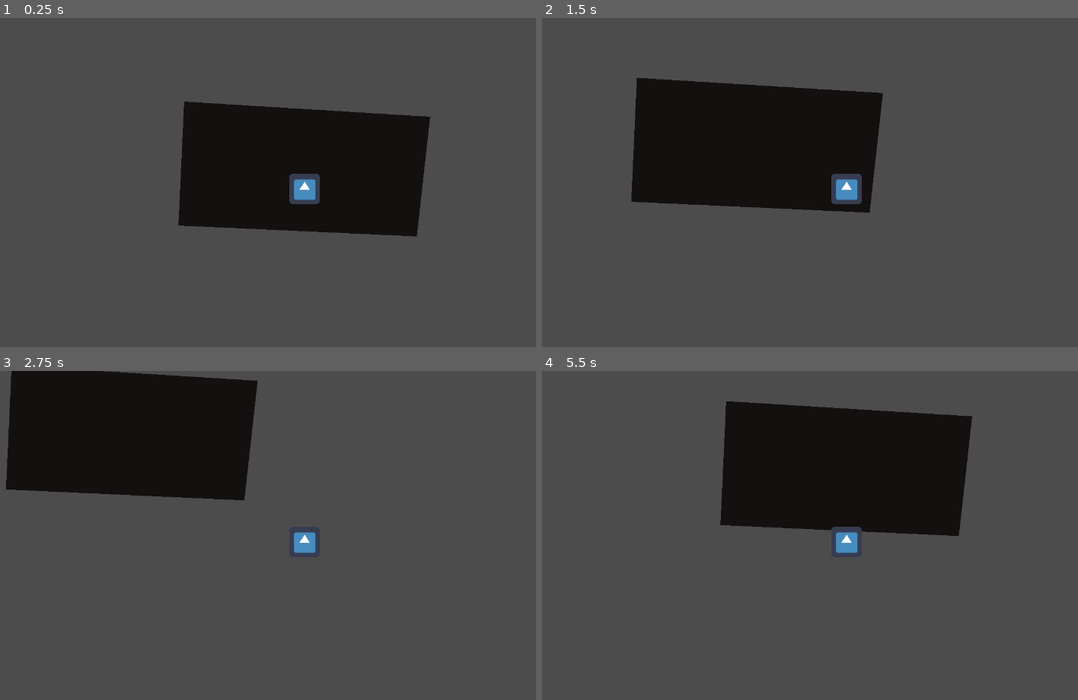
Above: before the commit, frames 1-4 (two rows, left to right).
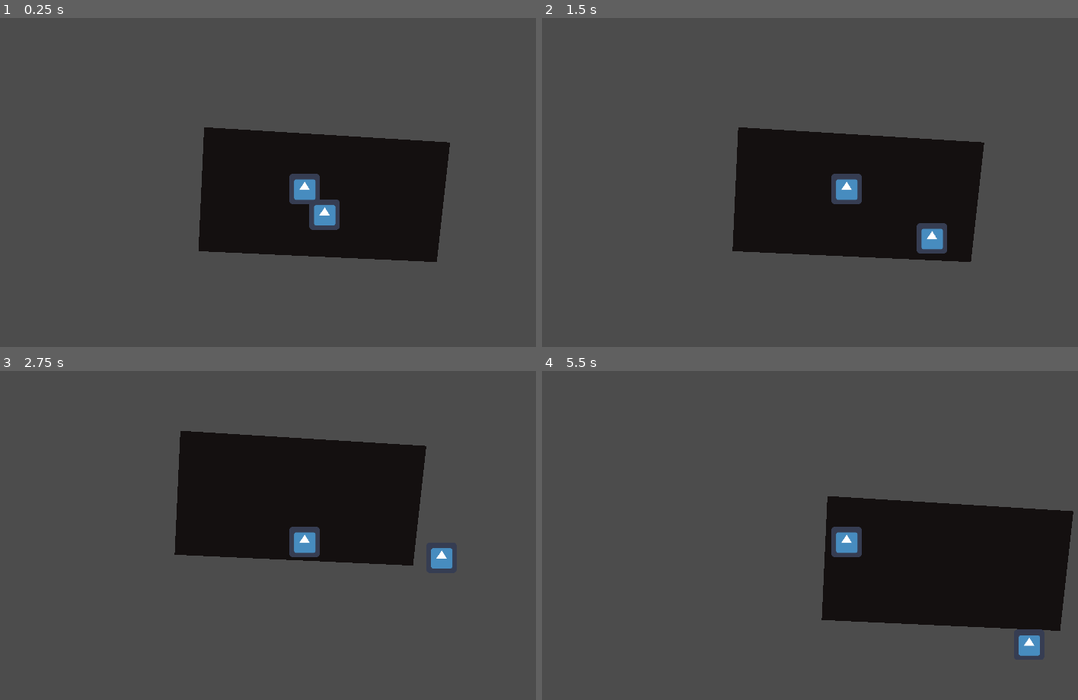
Above: after the commit, the same moments.

Repository: AlixBarreaux/game-jam-found-relic
Game: Godot game, scene res://scenes/levels/Level1.tscn
The game is run twice, just before and just after one commit, with the same random seed, the same clock (stepped at 60 frames per second) and the same inputs. The engine's default icon, where the game draws it, is replaced by a stand-in: a white triangle on a blue panel in a dark square.
Inputs:
- Up to frame 1 (0.25 s): no input
- Up to frame 2 (1.5 s): tap Enter at 0.5 s; hold D (move_right) 0.53-1.28 s; tap Space (switch_characters, bound only after the commit) at 0.6 s; hold S (move_down) from 1.28 s (still down); tap E (interact) at 1.35 s
- Up to frame 3 (2.75 s): tap Space (switch_characters, bound only after the commit) at 1.55, 2.1 s; release S (move_down) at 2.03 s; hold D (move_right) from 2.03 s (still down)
- Up to frame 4 (5.5 s): release D (move_right) at 2.78 s; hold Z (move_up) 2.78-3.53 s; tap Space (switch_characters, bound only after the commit) at 2.85, 3.8, 4.35, 5.1 s; hold Q (move_left) 3.53-5.03 s; tap E (interact) at 3.6 s; hold S (move_down) from 5.03 s (still down)

The runs differ from the first frame. In frame 1, 9.7% of the frame differs, in the area x 33-84%, y 25-75%; in frame 2, 21%; in frame 3, 28%; in frame 4, 28%, in the area x 33-100%, y 9-87%.

Commit message:
Make a bare bones character switching mechanic

Diff:
--- a/project.godot
+++ b/project.godot
@@ -18,6 +18,11 @@
 "class": "Hero",
 "language": "GDScript",
 "path": "res://scripts/creatures/heroes/hero.gd"
+}, {
+"base": "Camera2D",
+"class": "HeroCamera",
+"language": "GDScript",
+"path": "res://scenes/creatures/heroes/hero_camera.gd"
 }, {
 "base": "RayCast2D",
 "class": "InteractRaycast2D",
@@ -77,6 +82,7 @@
 _global_script_class_icons={
 "GameTitleLabel": "",
 "Hero": "",
+"HeroCamera": "",
 "InteractRaycast2D": "",
 "InteractionReceiver": "",
 "JukeBox": "",
@@ -105,6 +111,8 @@
 
 window/size/width=1280
 window/size/height=720
+window/stretch/mode="2d"
+window/stretch/aspect="keep"
 
 [global]
 
@@ -155,6 +163,12 @@
 , Object(InputEventJoypadButton,"resource_local_to_scene":false,"resource_name":"","device":0,"button_index":1,"pressure":0.0,"pressed":false,"script":null)
  ]
 }
+switch_characters={
+"deadzone": 0.5,
+"events": [ Object(InputEventKey,"resource_local_to_scene":false,"resource_name":"","device":0,"alt":false,"shift":false,"control":false,"meta":false,"command":false,"pressed":false,"scancode":32,"physical_scancode":0,"unicode":0,"echo":false,"script":null)
+, Object(InputEventJoypadButton,"resource_local_to_scene":false,"resource_name":"","device":0,"button_index":0,"pressure":0.0,"pressed":false,"script":null)
+ ]
+}
 
 [layer_names]
 
--- a/scenes/creatures/heroes/Hero.tscn
+++ b/scenes/creatures/heroes/Hero.tscn
@@ -1,9 +1,10 @@
-[gd_scene load_steps=20 format=2]
+[gd_scene load_steps=21 format=2]
 
 [ext_resource path="res://scenes/PlayerController.tscn" type="PackedScene" id=1]
 [ext_resource path="res://scenes/InteractRayCast2D.tscn" type="PackedScene" id=2]
 [ext_resource path="res://scripts/creatures/heroes/hero.gd" type="Script" id=3]
 [ext_resource path="res://miscellaneous/icon.png" type="Texture" id=4]
+[ext_resource path="res://scenes/creatures/heroes/hero_camera.gd" type="Script" id=5]
 
 [sub_resource type="RectangleShape2D" id=1]
 extents = Vector2( 32, 32 )
@@ -116,6 +117,10 @@
 collision_mask = 4
 script = ExtResource( 3 )
 
+[node name="Camera2D" type="Camera2D" parent="."]
+current = true
+script = ExtResource( 5 )
+
 [node name="Sprite" type="Sprite" parent="."]
 texture = ExtResource( 4 )
 
@@ -123,9 +128,6 @@
 shape = SubResource( 1 )
 
 [node name="PlayerController" parent="." instance=ExtResource( 1 )]
-
-[node name="Camera2D" type="Camera2D" parent="."]
-current = true
 
 [node name="InteractRayCast2D" parent="." instance=ExtResource( 2 )]
 cast_to = Vector2( 0, 80 )
--- /dev/null
+++ b/scenes/creatures/heroes/hero_camera.gd
@@ -0,0 +1,13 @@
+class_name HeroCamera
+extends Camera2D
+
+
+# ----------------- DECLARE VARIABLES -----------------
+
+
+
+# ----------------- RUN CODE -----------------
+
+
+
+# ----------------- DECLARE FUNCTIONS -----------------
--- a/scenes/levels/Level.tscn
+++ b/scenes/levels/Level.tscn
@@ -1,7 +1,11 @@
-[gd_scene load_steps=3 format=2]
+[gd_scene load_steps=5 format=2]
 
 [ext_resource path="res://scripts/level.gd" type="Script" id=1]
 [ext_resource path="res://scenes/creatures/heroes/Hero.tscn" type="PackedScene" id=2]
+
+[sub_resource type="AnimationNodeStateMachinePlayback" id=1]
+
+[sub_resource type="AnimationNodeStateMachinePlayback" id=2]
 
 [node name="Level" type="Node2D"]
 script = ExtResource( 1 )
@@ -16,3 +20,17 @@
 [node name="Heroes" type="Node" parent="Creatures"]
 
 [node name="Hero" parent="Creatures/Heroes" instance=ExtResource( 2 )]
+
+[node name="AnimationTree" parent="Creatures/Heroes/Hero" index="5"]
+parameters/playback = SubResource( 1 )
+
+[node name="Hero2" parent="Creatures/Heroes" instance=ExtResource( 2 )]
+
+[node name="PlayerController" parent="Creatures/Heroes/Hero2" index="2"]
+is_controlled = false
+
+[node name="AnimationTree" parent="Creatures/Heroes/Hero2" index="5"]
+parameters/playback = SubResource( 2 )
+
+[editable path="Creatures/Heroes/Hero"]
+[editable path="Creatures/Heroes/Hero2"]
--- a/scenes/levels/Level1.tscn
+++ b/scenes/levels/Level1.tscn
@@ -1,13 +1,23 @@
-[gd_scene load_steps=4 format=2]
+[gd_scene load_steps=6 format=2]
 
 [ext_resource path="res://scenes/levels/Level.tscn" type="PackedScene" id=1]
 [ext_resource path="res://scenes/interactables/Plate.tscn" type="PackedScene" id=2]
 [ext_resource path="res://scenes/SequenceOrderInteractablesManager.tscn" type="PackedScene" id=3]
 
+[sub_resource type="AnimationNodeStateMachinePlayback" id=1]
+
+[sub_resource type="AnimationNodeStateMachinePlayback" id=2]
+
 [node name="Level1" instance=ExtResource( 1 )]
 
 [node name="Hero" parent="Creatures/Heroes" index="0"]
 position = Vector2( 42, 54 )
+
+[node name="AnimationTree" parent="Creatures/Heroes/Hero" index="5"]
+parameters/playback = SubResource( 1 )
+
+[node name="AnimationTree" parent="Creatures/Heroes/Hero2" index="5"]
+parameters/playback = SubResource( 2 )
 
 [node name="Plates" parent="." index="2" instance=ExtResource( 3 )]
 
@@ -23,4 +33,6 @@
 [node name="Plate4" parent="Plates" index="3" instance=ExtResource( 2 )]
 position = Vector2( 260, 166 )
 
+[editable path="Creatures/Heroes/Hero"]
+[editable path="Creatures/Heroes/Hero2"]
 [editable path="Plates"]
--- a/scripts/creatures/heroes/hero.gd
+++ b/scripts/creatures/heroes/hero.gd
@@ -5,7 +5,6 @@
 # ----------------- DECLARE VARIABLES -----------------
 
 
-export var is_controlled: bool = true
 export var speed: float = 250.0
 
 var direction: Vector2 = Vector2(0.0, 0.0)
@@ -17,6 +16,7 @@
 
 # ----------------- RUN CODE -----------------
 
+
 func _physics_process(delta: float) -> void:
 	if not self.velocity == Vector2(0.0, 0.0):
 		# Set the animation Tree to play Animation Move with the velocity
@@ -26,8 +26,5 @@
 		self.animation_tree_node_sm_playback.travel("Idle")
 	return
 
+
 # ----------------- DECLARE FUNCTIONS -----------------
-
-func initialize_signals() -> void:
-	Events.connect("controlled_hero_switched", self, "on_controlled_hero_switched")
-	return
--- a/scripts/player_controller.gd
+++ b/scripts/player_controller.gd
@@ -6,6 +6,9 @@
 
 
 # ----------------- DECLARE VARIABLES -----------------
+
+
+export var is_controlled: bool = true
 
 onready var parent_node: KinematicBody2D = self.get_parent()
 
@@ -21,12 +24,16 @@
 
 
 func _physics_process(delta: float) -> void:
+	if not is_controlled:
+		return
+
 	parent_node.velocity = parent_node.move_and_slide(parent_node.velocity)
 	return
 
 
-func _unhandled_input(event: InputEvent) -> void:
-	self.get_all_inputs()
+func _unhandled_input(_event: InputEvent) -> void:
+	if self.is_controlled:
+		self.get_all_inputs()
 	return
 
 
@@ -45,33 +52,17 @@
 
 
 func initialize() -> void:
-#	self.toggle_enabled()
+	self.toggle_enabled()
 	return
 
 
 func on_controlled_hero_switched() -> void:
-#	self.toggle_enabled()
-	return
-
-
-#func toggle_enabled() -> void:
-#	if parent_node.is_controlled:
-#
-#	else:
-#		self.set_process_unhandled_input(true)
-#	return
-
-
-func set_enabled(enabled: bool) -> void:
-	if enabled:
-		self.set_process_unhandled_input(true)
-	else:
-		self.set_process_unhandled_input(false)
-
+	self.toggle_enabled()
 	return
 
 
 func get_all_inputs() -> void:
+	get_switch_characters_input()
 	get_movement_input()
 	return
 
@@ -82,12 +73,25 @@
 
 	if Input.get_action_strength("move_left"):
 		parent_node.direction.x = -1
-	if Input.is_action_pressed("move_right"):
+	if Input.get_action_strength("move_right"):
 		parent_node.direction.x = 1
-	if Input.is_action_pressed("move_up"):
+	if Input.get_action_strength("move_up"):
 		parent_node.direction.y = -1
-	if Input.is_action_pressed("move_down"):
+	if Input.get_action_strength("move_down"):
 		parent_node.direction.y = 1
 
 	parent_node.velocity = parent_node.direction.normalized() * parent_node.speed
 	return
+
+
+func get_switch_characters_input() -> void:
+	if Input.is_action_just_pressed("switch_characters"):
+		Events.emit_signal("controlled_hero_switched")
+	return
+
+
+func toggle_enabled() -> void:
+	self.is_controlled = !self.is_controlled
+	self.set_process_unhandled_input(is_controlled)
+	print("Toggle enabled result: ", self.is_processing_unhandled_input())
+	return
